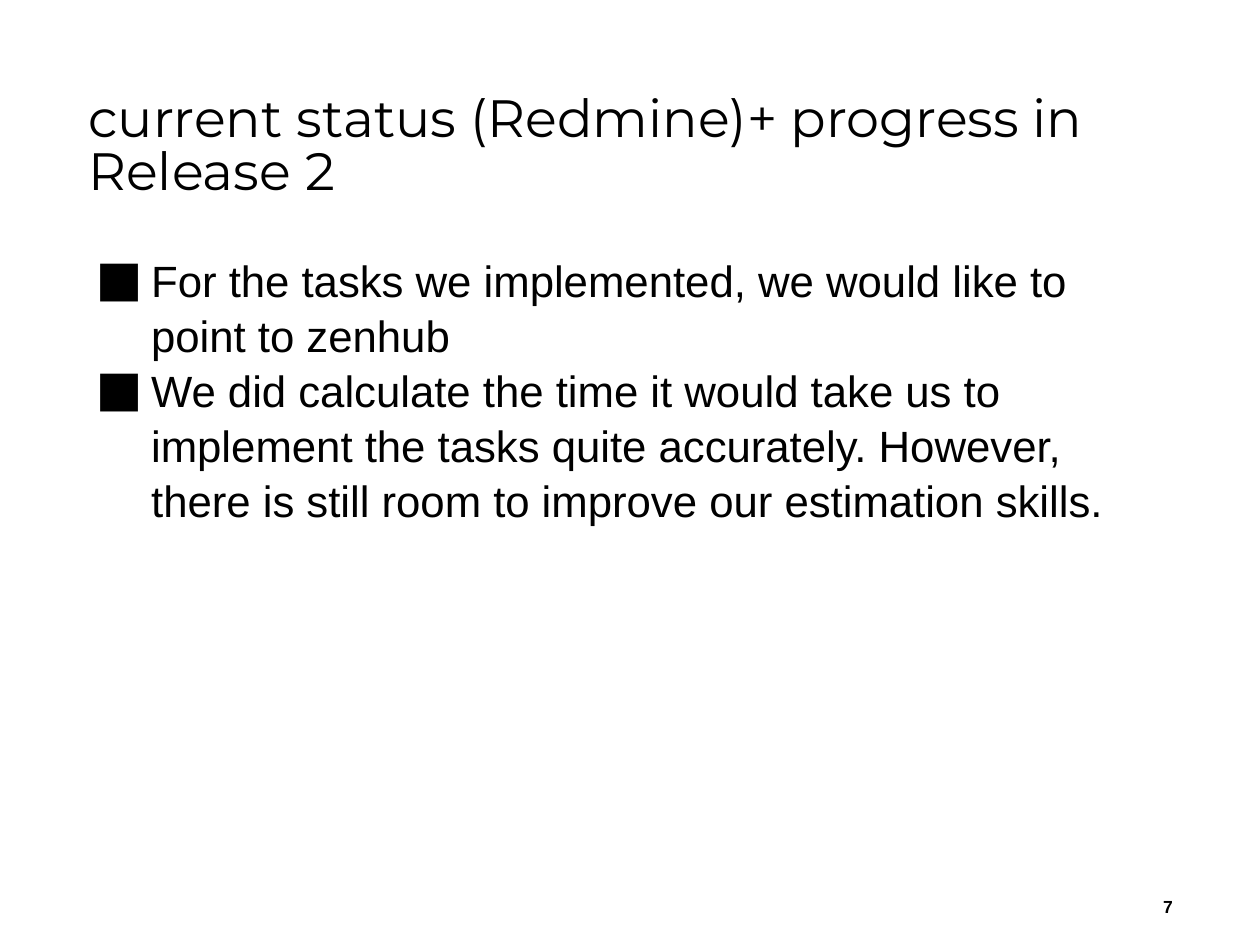
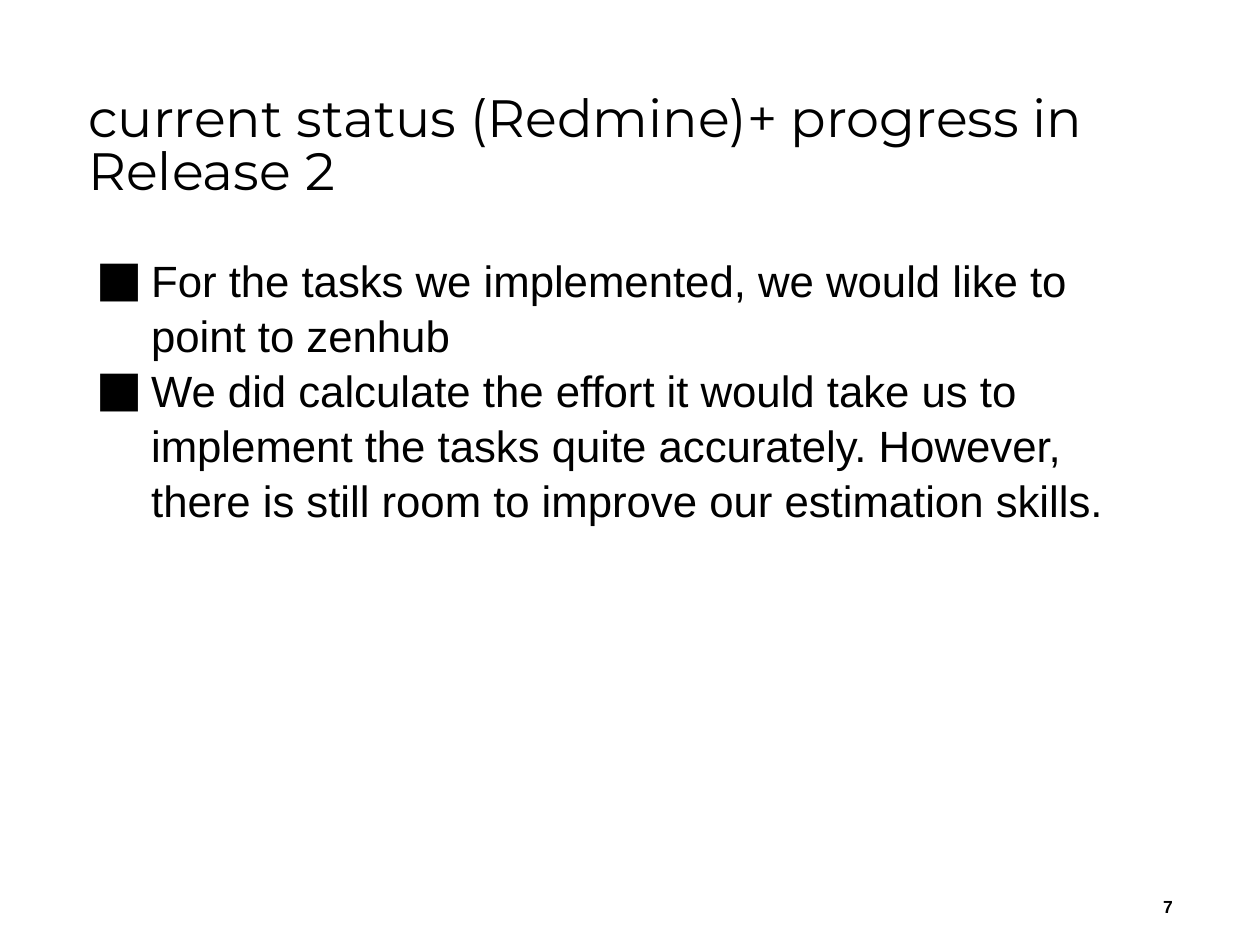
Before and after one commit to kevschuetz/exemplar-mgmt-system-swing, a slide deck: slide 7 of Documents/Release 2/ReleasePräsentation2__Team04.pptx. Drawn at 1260x945 pixels with LibreOffice and Linux fonts; fonts in the diff are those of the drawing; background and template pictures are left out. Boxes give left, top, right and bottom in pixels: in the first picture for what was removed or moved away, otherwise in the second. Text is boxed around its words. In the diff, an @@ line names an element or a change of style, - is before the commit and + after.

```diff
--- a/Documents/Release 2/ReleasePräsentation2__Team04.pptx
+++ b/Documents/Release 2/ReleasePräsentation2__Team04.pptx
@@ text at [151,375,1103,526]: text changed @@
-⬛ We did calculate the time it would take us to implement the tasks quite accurately. However, there is still room to improve our estimation skills.
+⬛ We did calculate the effort it would take us to implement the tasks quite accurately. However, there is still room to improve our estimation skills.
```
Also in this commit, not shown: 3 other slides changed, 1 other file.
